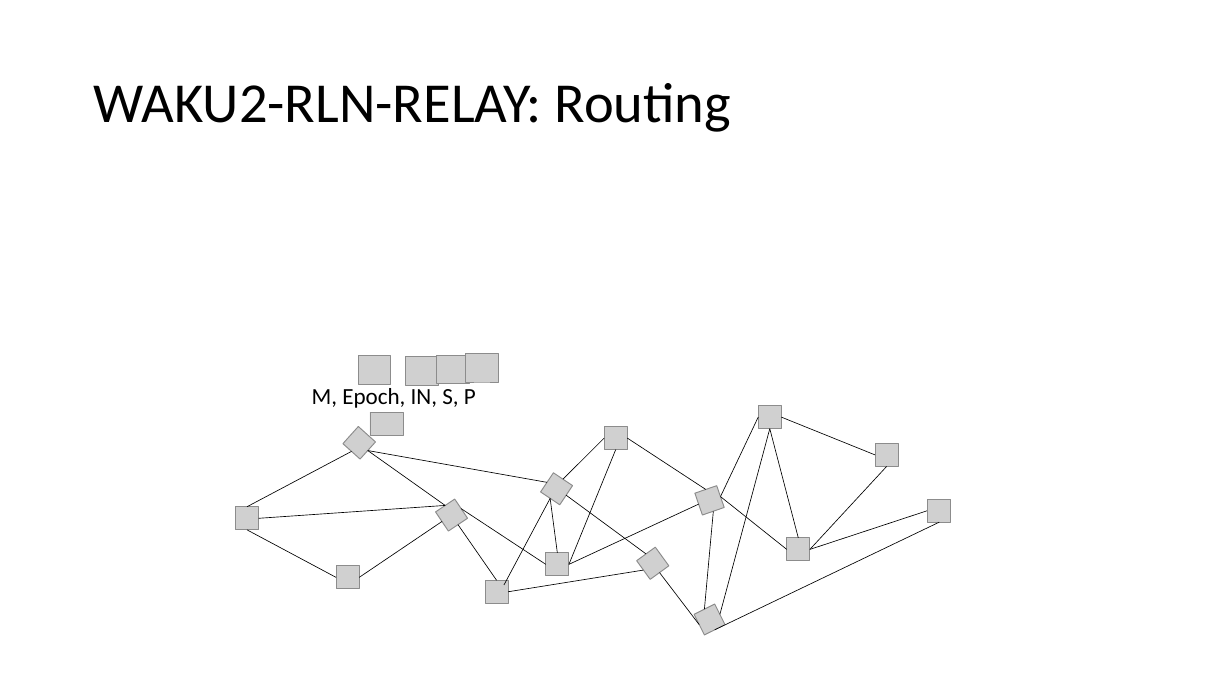
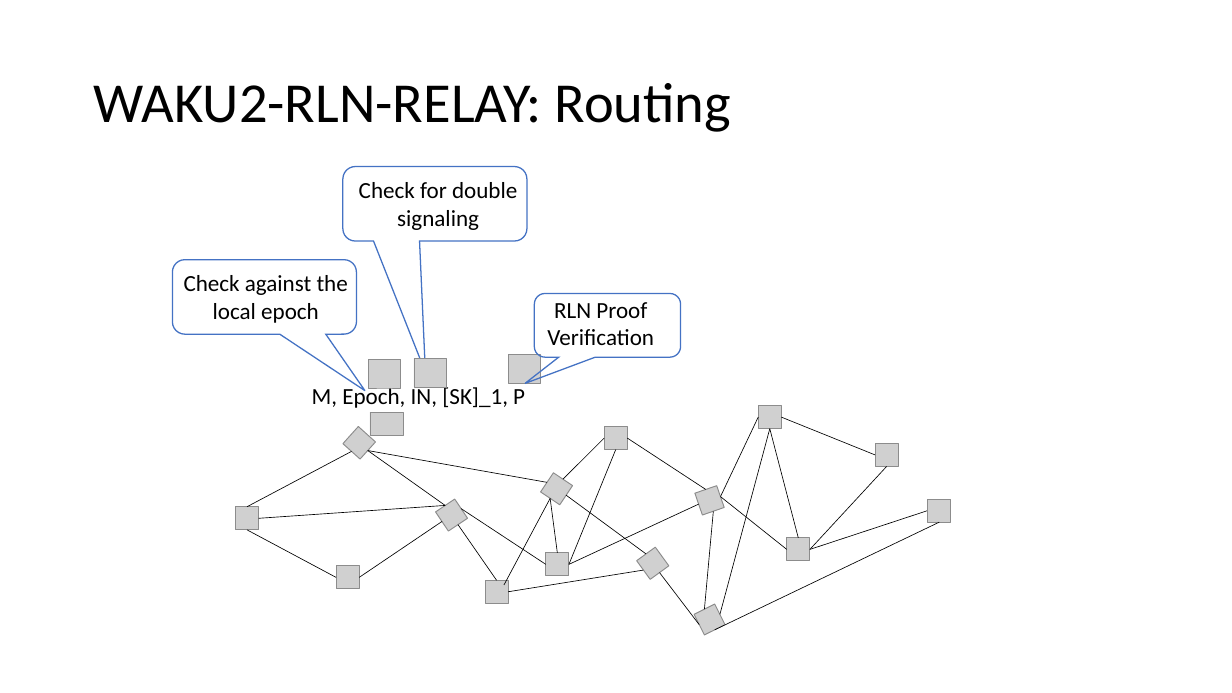
Before and after one commit to vacp2p/research, a slide deck: slide 35 of rln-research/presentations/11-2021-Tokenmics-Waku-rln-relay.pptx (slide 33 before the commit). Drawn at 1232x693 pixels with LibreOffice and Linux fonts; fonts in the diff are those of the drawing; grey boxes stand for pictures. Boxes give left, top, right and bottom in pixels: in the first picture for what was removed or moved away, otherwise in the second. Text is boxed around its words. In the diff, an @@ line names an element or a change of style, - is before the commit and + after.

```diff
--- a/rln-research/presentations/11-2021-Tokenmics-Waku-rln-relay.pptx
+++ b/rln-research/presentations/11-2021-Tokenmics-Waku-rln-relay.pptx
@@ rounded speech box added at box(343, 166, 527, 241), outline #4472C4 1 pt @@
@@ text added at box(359, 182, 517, 230), 18 pt, text #000000 @@
+Check for double signaling
@@ rounded speech box added at box(173, 260, 357, 335), outline #4472C4 1 pt @@
@@ text added at box(184, 275, 348, 323), 18 pt, text #000000 @@
+Check against the local epoch
@@ rounded speech box added at box(534, 294, 680, 358), outline #4472C4 1 pt @@
@@ text added at box(547, 302, 654, 345), 18 pt, text #000000 @@
+RLN Proof Verification
@@ picture: place and size @@
-picture at box(406, 357, 438, 385)
+picture at box(414, 359, 446, 387)
@@ picture removed at box(437, 355, 470, 384) @@
@@ picture: place and size @@
-picture at box(466, 353, 498, 382)
+picture at box(508, 355, 541, 384)
@@ text at box(312, 384, 525, 408): text changed @@
-M, Epoch, IN, S, P
+M, Epoch, IN, [SK]_1, P
@@ picture: place and size @@
-picture at box(359, 356, 391, 384)
+picture at box(368, 360, 400, 388)
```
Also in this commit, not shown: 9 other slides changed, 3 slides added.
